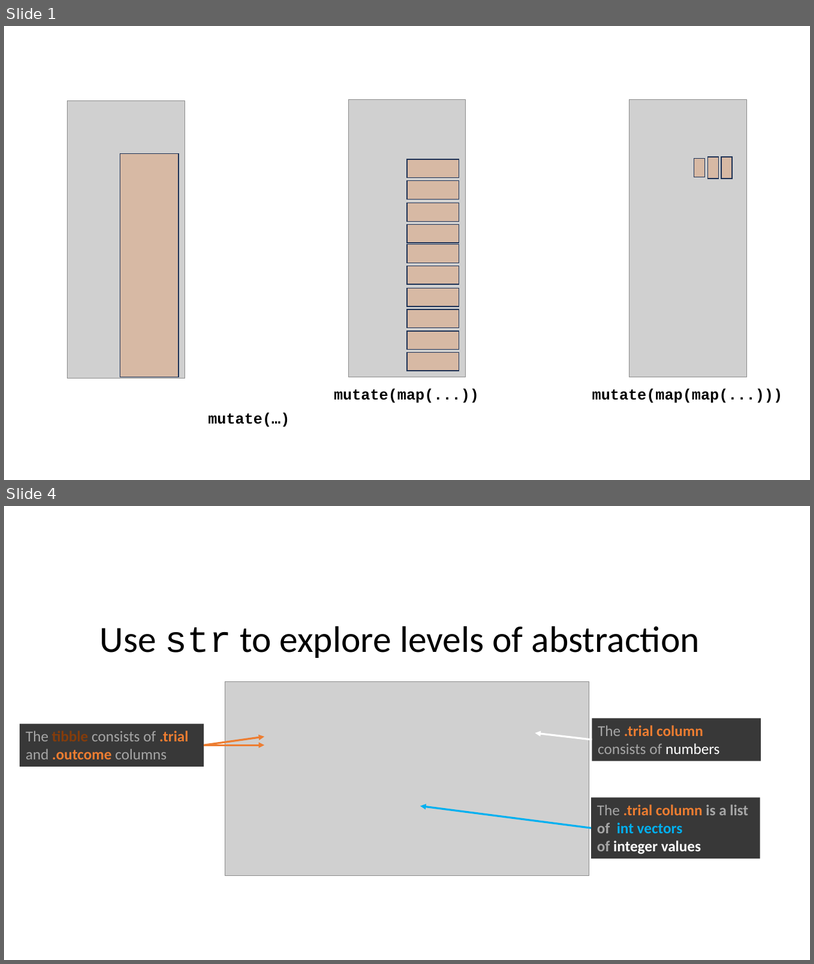
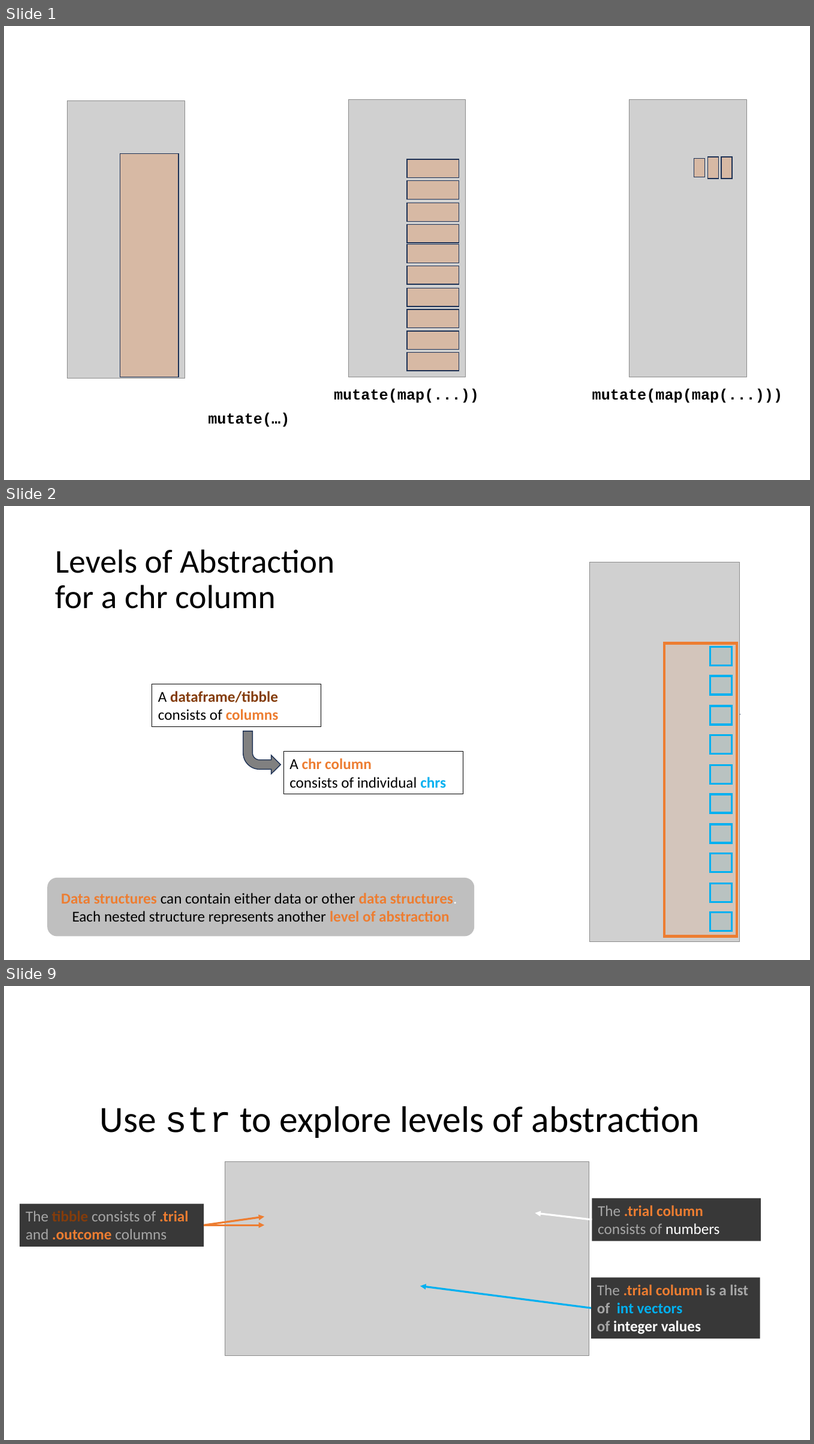
Before and after one commit to yardsale8/probability_simulations_in_R, a slide deck: img/images.pptx. Shown one above the other, each under a label of ours: slides 1 and 4 before the commit, slides 1, 2 and 9 after it; the slides between them are not shown. The pictures are 814x964 and 814x1444 pixels, drawn with LibreOffice and Linux fonts; fonts in the diff are those of the drawing; grey boxes stand for pictures. Boxes give left, top, right and bottom in pixels: in the first picture for what was removed or moved away, otherwise in the second. Text is boxed around its words. In the diff, an @@ line names an element or a change of style, - is before the commit and + after.

```diff
--- a/img/images.pptx
+++ b/img/images.pptx
@@ slide 2 added at [4, 506, 810, 960], background #FFFFFF @@
@@ title added at [55, 549, 335, 609], 39.6 pt, text #000000 @@
+Levels of Abstraction
+for a chr column
@@ picture added at [590, 562, 740, 941] @@
@@ rectangle added at [152, 684, 321, 727], outline #000000 0.75 pt, 18 pt, text #843C0B, bold @@
+A dataframe/tibble
+consists of columns
@@ bent arrow added at [703, 681, 740, 724], fill #808080, outline #1E3256 1 pt @@
@@ bent arrow added at [243, 731, 281, 774], fill #808080, outline #1E3256 1 pt @@
@@ rectangle added at [284, 751, 464, 794], outline #000000 0.75 pt, 18 pt, text #000000 @@
+A chr column
+consists of individual chrs
@@ rounded rectangle added at [48, 877, 474, 936], fill #BFBFBF, 18 pt, text #000000 @@
+Data structures can contain either data or other data structures. Each nested structure represents another level of abstraction
@@ group added at [665, 643, 738, 936]: 11 rectangles @@
@@ what was slide 4 is now slide 9 @@
```
Also in this commit, not shown: 2 slides changed, 4 other slides added, 2 other files.
